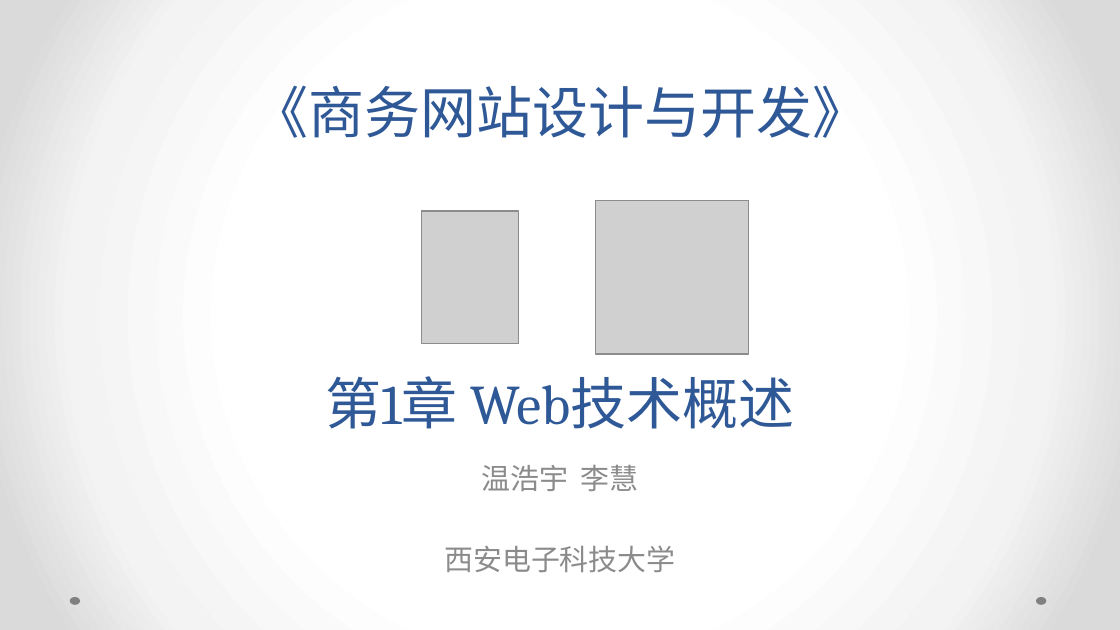
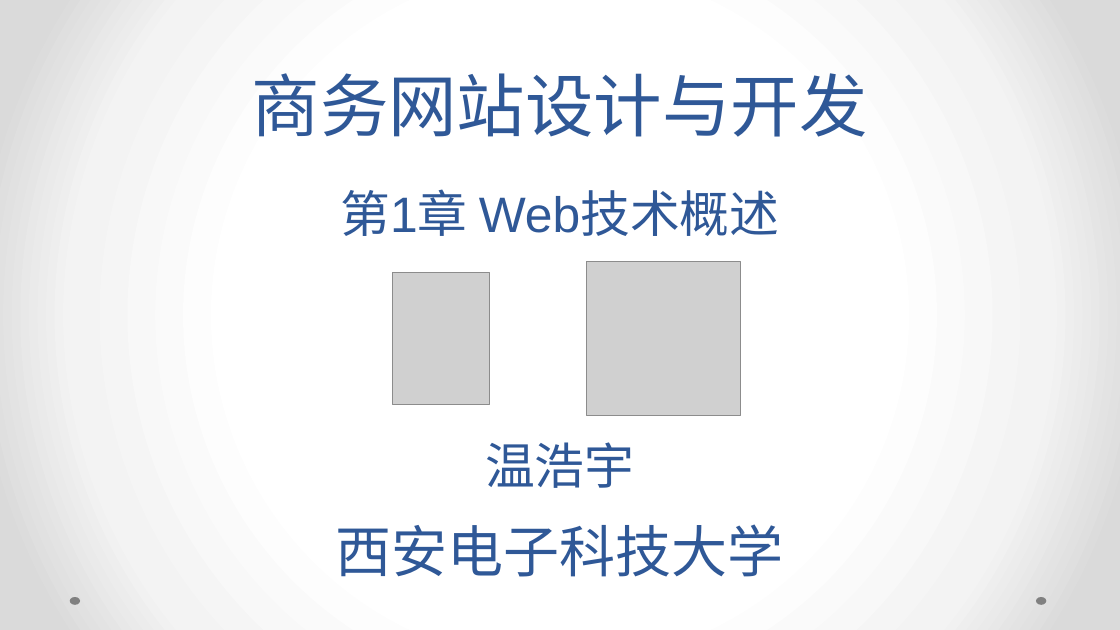
Before and after one commit to xdwenhaoyu/WEB_JSP, a slide deck: slide 1 of JSP PPT/第01章 Web技术概述.pptx. Drawn at 1120x630 pixels with LibreOffice and Linux fonts; fonts in the diff are those of the drawing; grey boxes stand for pictures. Boxes give left, top, right and bottom in pixels: in the first picture for what was removed or moved away, otherwise in the second. Text is boxed around its words. In the diff, an @@ line names an element or a change of style, - is before the commit and + after.

```diff
--- a/JSP PPT/第01章 Web技术概述.pptx
+++ b/JSP PPT/第01章 Web技术概述.pptx
@@ title at [252,73,868,137]: text changed; size 36 to 44 pt; font Cambria to Arial @@
-《商务网站设计与开发》
+商务网站设计与开发
@@ text "第1章 Web技术概述": place and size @@
-text "第1章 Web技术概述" at [325,376,794,429]
+text "第1章 Web技术概述" at [340,189,780,236]
@@ text "第1章 Web技术概述" at [340,189,780,236]: size 36 to 32 pt, font Cambria to Arial @@
@@ picture: place and size @@
-picture at [595,200,748,354]
+picture at [587,262,740,416]
@@ picture: place and size @@
-picture at [421,211,519,343]
+picture at [392,272,489,404]
@@ subtitle at [485,442,634,488]: text changed; size 18.6 to 32 pt; font Quicksand to Arial; text colour #8C8C8C to #2F5897 @@
-温浩宇 李慧
-西安电子科技大学
+温浩宇
@@ text added at [336,524,784,577], 36 pt, text #2F5897 @@
+西安电子科技大学
```
Also in this commit, not shown: 1 other slide changed, 10 other files.
